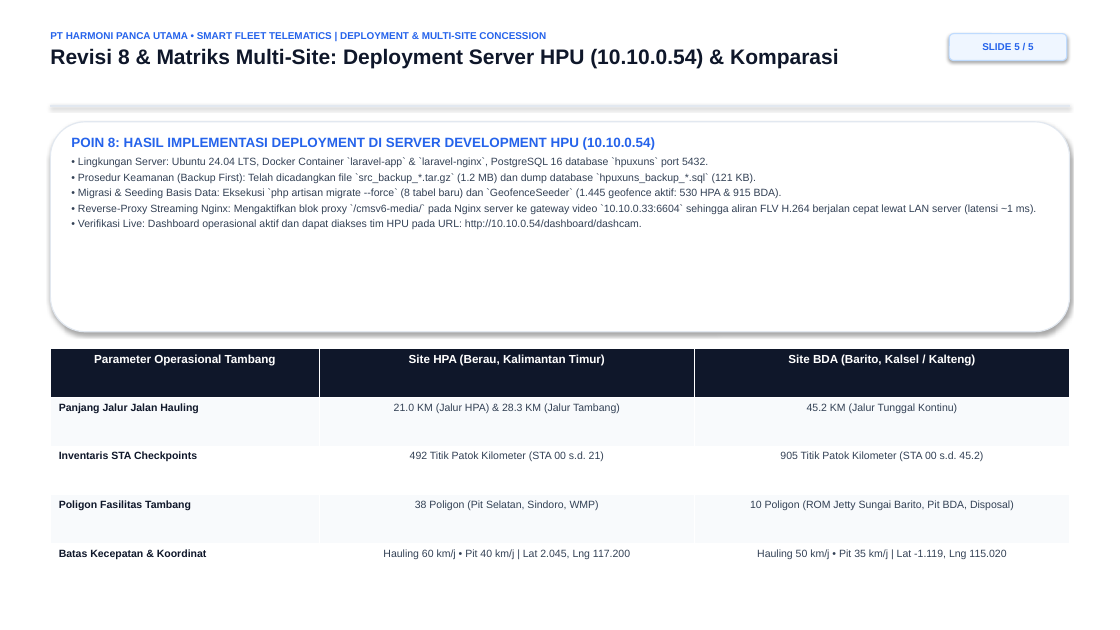
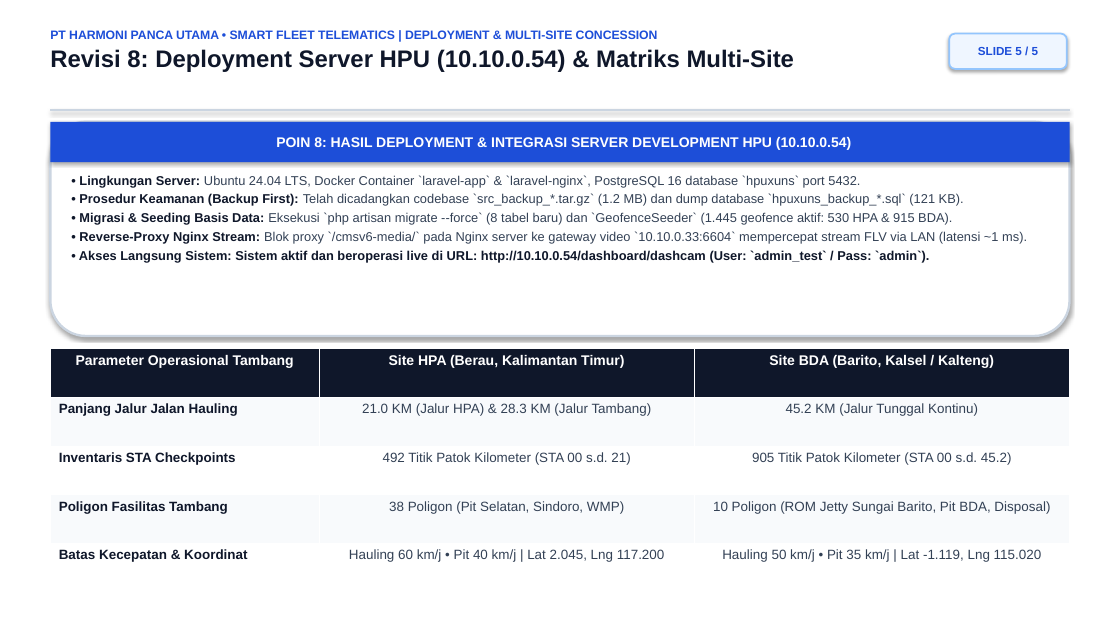
Before and after one commit to CahyaDwiSaputra/Magang-HPU, a slide deck: slide 5 of documents/Laporan_Progress_Revisi_Dashcam_HPU.pptx. Drawn at 1120x630 pixels with LibreOffice and Linux fonts; fonts in the diff are those of the drawing. Boxes give left, top, right and bottom in pixels: in the first picture for what was removed or moved away, otherwise in the second. Text is boxed around its words. In the diff, an @@ line names an element or a change of style, - is before the commit and + after.

Commit message:
style: polish executive 5-slide presentation with bold lead-ins, WCAG AAA contrast, and zero layout collision

```diff
--- a/documents/Laporan_Progress_Revisi_Dashcam_HPU.pptx
+++ b/documents/Laporan_Progress_Revisi_Dashcam_HPU.pptx
@@ text at (50, 49, 794, 72): text changed; size 18 to 20.5 pt @@
-Revisi 8 & Matriks Multi-Site: Deployment Server HPU (10.10.0.54) & Komparasi
+Revisi 8: Deployment Server HPU (10.10.0.54) & Matriks Multi-Site
@@ text at (50, 30, 658, 39): size 8.5 to 10.5 pt, text colour #2563EB to #1D4ED8 in "PT HARMONI PANCA UTAMA • SMART FLEET ..." @@
@@ rounded rectangle "SLIDE 5 / 5": place and size @@
-rounded rectangle "SLIDE 5 / 5" at (949, 34, 1067, 60)
+rounded rectangle "SLIDE 5 / 5" at (949, 34, 1067, 69)
@@ rounded rectangle "SLIDE 5 / 5" at (949, 34, 1067, 69): size 8.5 to 10 pt, text colour #2563EB to #1D4ED8; outline #BFDBFE 1 pt to #93C5FD 1.5 pt @@
@@ rectangle: place and size @@
-rectangle at (50, 105, 1070, 106)
+rectangle at (50, 109, 1070, 111)
@@ rectangle at (50, 109, 1070, 111): fill #E2E8F0 to #CBD5E1; outline #E2E8F0 0.75 pt to #CBD5E1 0.75 pt @@
@@ rounded rectangle: place and size @@
-rounded rectangle at (50, 122, 1070, 332)
+rounded rectangle at (50, 122, 1070, 336)
@@ rounded rectangle at (50, 122, 1070, 336): outline #E2E8F0 1 pt to #CBD5E1 2 pt @@
@@ rectangle added at (50, 122, 1070, 162), fill #1D4ED8, 12 pt, text #FFFFFF, bold @@
+POIN 8: HASIL DEPLOYMENT & INTEGRASI SERVER DEVELOPMENT HPU (10.10.0.54)
@@ text at (71, 137, 655, 150): paragraph removed @@
-POIN 8: HASIL IMPLEMENTASI DEPLOYMENT DI SERVER DEVELOPMENT HPU (10.10.0.54)
@@ text "• Lingkungan Server: Ubuntu 24.04 ...": place and size @@
-text "• Lingkungan Server: Ubuntu 24.04 ..." at (71, 137, 1036, 229)
+text "• Lingkungan Server: Ubuntu 24.04 ..." at (79, 175, 1027, 263)
@@ text at (79, 175, 952, 225): size 9 to 11 pt in "• Lingkungan Server: Ubuntu 24.04 LTS, Docker ...", "• Migrasi & Seeding Basis Data: Eksekusi ..."; text colour #334155 to #0F172A, bold on in "• Lingkungan Server:", "• Migrasi & Seeding Basis Data:" @@
@@ text at (79, 193, 964, 206): text changed; size 9 to 11 pt @@
-• Prosedur Keamanan (Backup First): Telah dicadangkan file `src_backup_*.tar.gz` (1.2 MB) dan dump database `hpuxuns_backup_*.sql` (121 KB).
+• Prosedur Keamanan (Backup First): Telah dicadangkan codebase `src_backup_*.tar.gz` (1.2 MB) dan dump database `hpuxuns_backup_*.sql` (121 KB).
@@ text at (79, 231, 1027, 263): text changed; size 9 to 11 pt; text colour #334155 to #0F172A; bold on @@
-• Reverse-Proxy Streaming Nginx: Mengaktifkan blok proxy `/cmsv6-media/` pada Nginx server ke gateway video `10.10.0.33:6604` sehingga aliran FLV H.264 berjalan cepat lewat LAN server (latensi ~1 ms).
-• Verifikasi Live: Dashboard operasional aktif dan dapat diakses tim HPU pada URL: http://10.10.0.54/dashboard/dashcam.
+• Reverse-Proxy Nginx Stream: Blok proxy `/cmsv6-media/` pada Nginx server ke gateway video `10.10.0.33:6604` mempercepat stream FLV via LAN (latensi ~1 ms).
+• Akses Langsung Sistem: Sistem aktif dan beroperasi live di URL: http://10.10.0.54/dashboard/dashcam (User: `admin_test` / Pass: `admin`).
@@ table at (50, 349, 1070, 592) @@
@@ size 10 to 12 pt in "Parameter Operasional Tambang", "Site HPA (Berau, Kalimantan Timur)", "Site BDA (Barito, Kalsel / Kalteng)" @@
@@ size 9 to 11.5 pt in "Panjang Jalur Jalan Hauling", "21.0 KM (Jalur HPA) & 28.3 KM ...", "45.2 KM (Jalur Tunggal Kontinu)", "Inventaris STA Checkpoints" and 8 more places @@
```
Also in this commit, not shown: 4 other slides changed, 1 other file.
